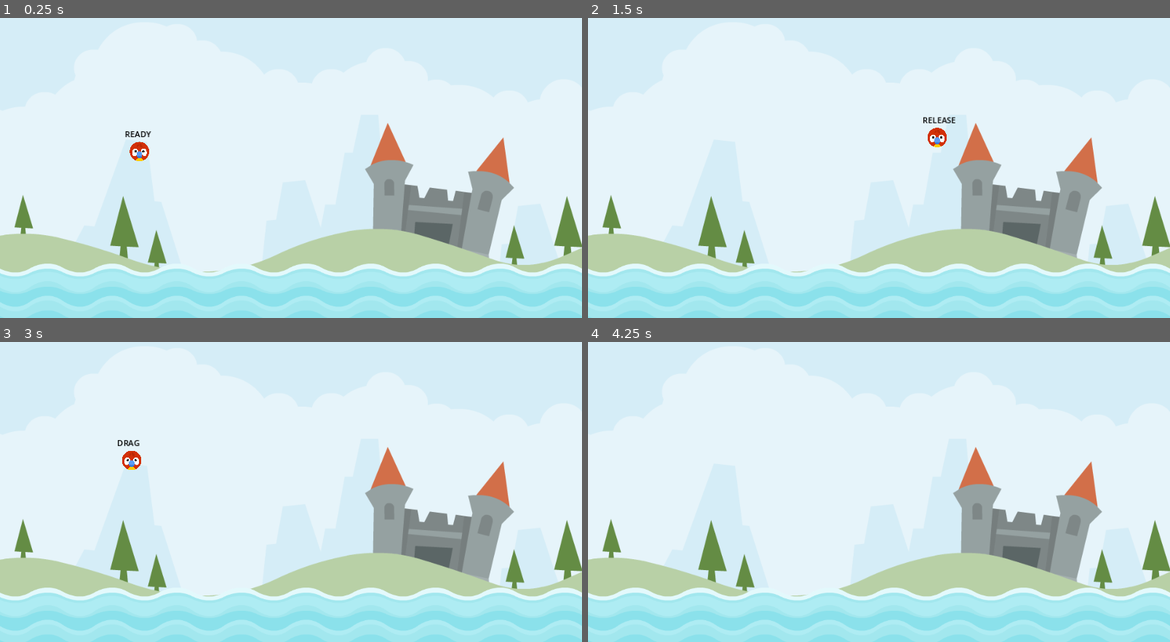
Above: before the commit, frames 1-4 (two rows, left to right).
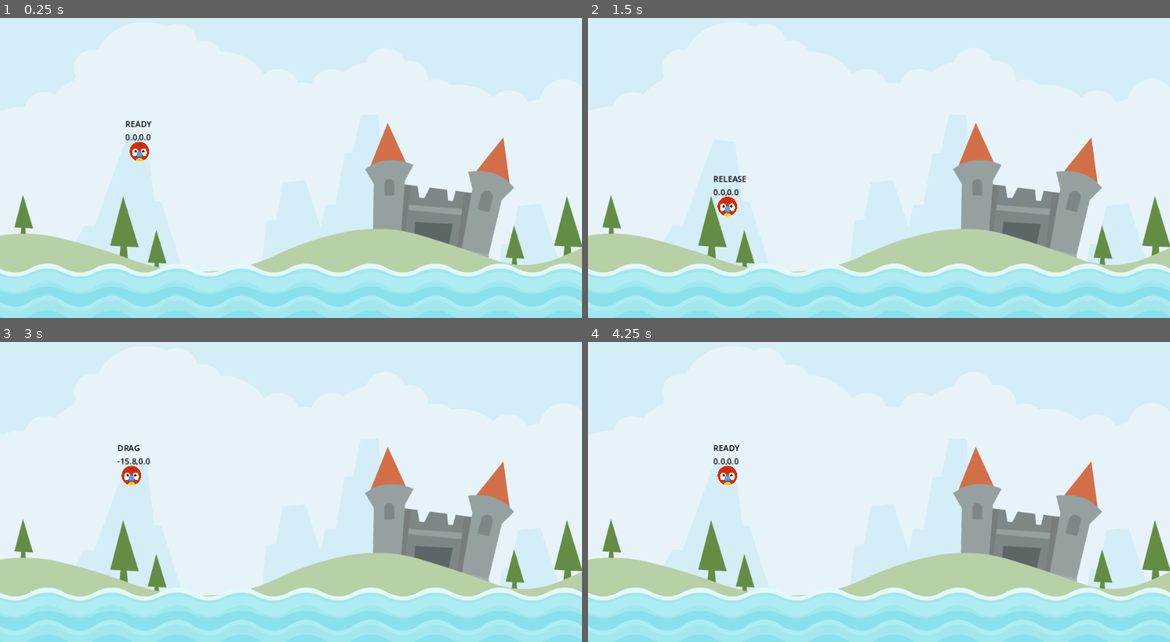
Above: after the commit, the same moments.

Repository: DMAlexander/AngryAnimals
Game: Godot game, scene res://scenes/level/level.tscn
The game is run twice, just before and just after one commit, with the same random seed, the same clock (stepped at 60 frames per second) and the same inputs.
Inputs (mouse positions are in pixels of both pictures, inside the frame that each line leads up to):
- Up to frame 1 (0.25 s): no input
- Up to frame 2 (1.5 s): tap Enter at 0.5 s; drag from (727, 153) to (937, 84) at 0.52 s; drag from (762, 171) to (849, 219) at 1.27 s
- Up to frame 3 (3 s): move the mouse to (349, 408) at 2.02 s; press the mouse at (349, 408) at 2.03 s; release the mouse at (349, 408) at 2.75 s; tap Space at 2.75 s; drag from (139, 477) to (116, 429) at 2.77 s
- Up to frame 4 (4.25 s): move the mouse to (1053, 528) at 3.52 s; press the mouse at (1053, 528) at 3.53 s

The runs differ from the first frame. In frame 1, 0.2% of the frame differs, in the area x 21-27%, y 34-42%; in frame 2, 0.6%, in the area x 21-64%, y 32-67%; in frame 3, 0.4%; in frame 4, 0.3%.

Commit message:
Dragging Action

Diff:
--- a/scenes/animal/animal.gd
+++ b/scenes/animal/animal.gd
@@ -2,6 +2,14 @@
 
 
 enum ANIMAL_STATE { READY, DRAG, RELEASE }
+
+const DRAG_LIM_MAX: Vector2 = Vector2(0, 60)
+const DRAG_LIM_MIN: Vector2 = Vector2(-60, 0)
+
+var _start: Vector2 = Vector2.ZERO
+var _drag_start: Vector2 = Vector2.ZERO
+var _dragged_vector: Vector2 = Vector2.ZERO
+
 
 @onready var label: Label = $Label
 
@@ -11,20 +19,21 @@
 
 # Called when the node enters the scene tree for the first time.
 func _ready() -> void:
-	pass # Replace with function body.
+	_start = position
 
 
 # Called every frame. 'delta' is the elapsed time since the previous frame.
 func _physics_process(delta: float) -> void:
 	update(delta)
-	label.text = "%s" % ANIMAL_STATE.keys()[_state]
+	label.text = "%s\n" % ANIMAL_STATE.keys()[_state]
+	label.text += "%.1f,%.1f" % [_dragged_vector.x, _dragged_vector.y]
 
 func set_new_state(new_state: ANIMAL_STATE) -> void:
 	_state = new_state
 	if _state == ANIMAL_STATE.RELEASE:
 		freeze = false
 	elif _state == ANIMAL_STATE.DRAG:
-		pass
+		_drag_start = get_global_mouse_position()
 
 func detect_release() -> bool:
 	if _state == ANIMAL_STATE.DRAG:
@@ -33,13 +42,31 @@
 			return true
 	return false
 
+func get_dragged_vector(gmp: Vector2) -> Vector2:
+	return gmp - _drag_start
+
+func drag_in_limits() -> void:
+	_dragged_vector.x = clampf(
+		_dragged_vector.x,
+		DRAG_LIM_MIN.x,
+		DRAG_LIM_MAX.x
+	)
+	_dragged_vector.y = clampf(
+		_dragged_vector.y,
+		DRAG_LIM_MIN.y,
+		DRAG_LIM_MAX.y
+	)
+	position = _start + _dragged_vector
+
+
 func update_drag() -> void:
 
 	if detect_release() == true:
 		return
 
 	var gmp = get_global_mouse_position()
-	position = gmp
+	_dragged_vector = get_dragged_vector(gmp)
+	drag_in_limits()
 
 func update(delta: float) -> void:
 	match _state:
--- a/scenes/animal/animal.tscn
+++ b/scenes/animal/animal.tscn
@@ -23,10 +23,10 @@
 scale = Vector2(2.3, 2.25)
 
 [node name="Label" type="Label" parent="."]
-offset_left = -29.0
-offset_top = -46.0
-offset_right = 26.0
-offset_bottom = -23.0
+offset_left = -28.0
+offset_top = -66.0
+offset_right = 27.0
+offset_bottom = -43.0
 theme_override_colors/font_color = Color(0, 0, 0, 1)
 text = "DEBUG"
 
